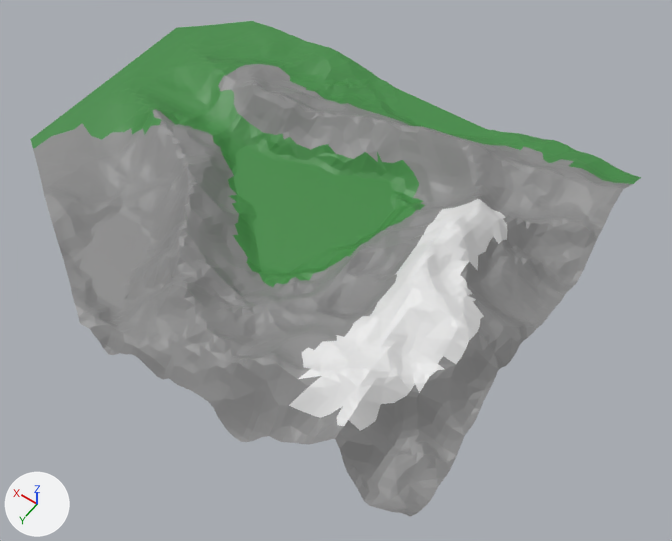
A saved change to the Blender file private/blender/map1.blend.
Both versions are drawn from a 50 mm lens placed at (-0.743, 1.001, 1.774), pointed at (0.071, -0.138, -0.016). The axes (+X, +Y, +Z) are drawn at lower left. The lights are the same throughout.

Objects in the first picture: 'Landscape.001'.
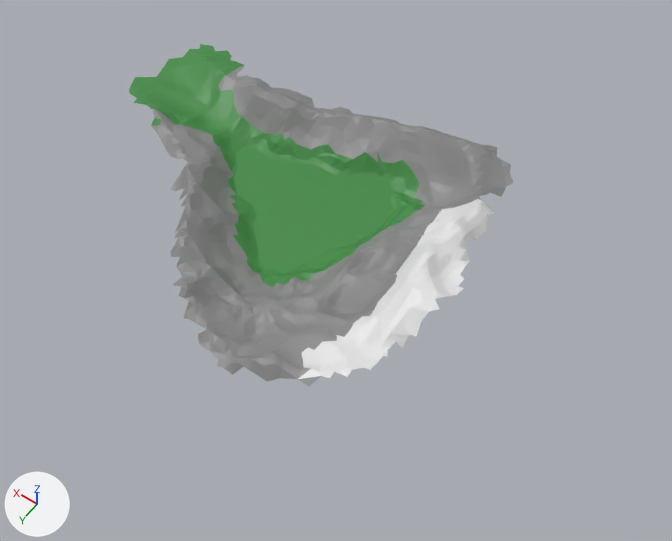
Commit message: Cut the map model

The change in detail:
me_landscape_001 is used by ob_landscape_001; location (0.0, 0.0, 0.0).
me_landscape_001 had 2671 vertices, 3833 faces, 2 loose edges and spanned x -0.442..1.0, y -0.783..0.367, z 0.0..0.246.
me_landscape_001 now has 1366 vertices, 1827 faces, 2 loose edges and spans x -0.276..0.965, y -0.639..0.292, z 0.0..0.246.
me_landscape_001 part 1: 1305 vertices removed from x -0.442..1.0, y -0.783..0.367, z 0.0..0.228.

Changed parts and their boxes [x1, y1, x2, y2] in the pictures (672 x 541 px):
'Landscape.001', reshaped: before [30, 21, 641, 517]; after [129, 44, 513, 386]
part 1 of me_landscape_001, deleted: before [30, 21, 641, 517]
